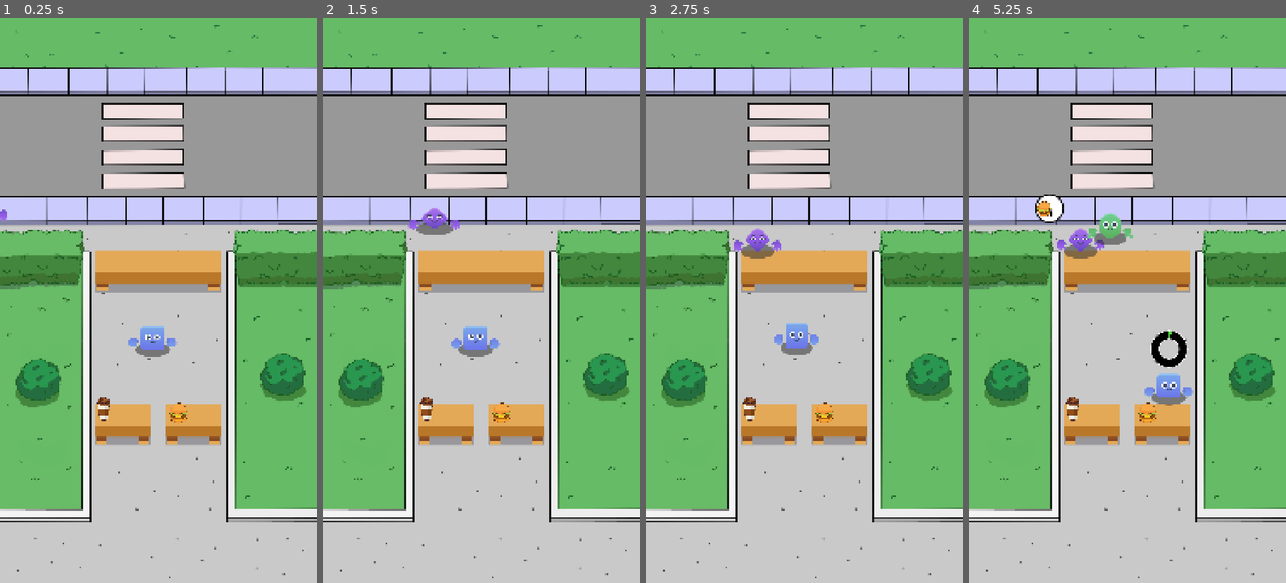
Above: before the commit, frames 1-4 (left to right).
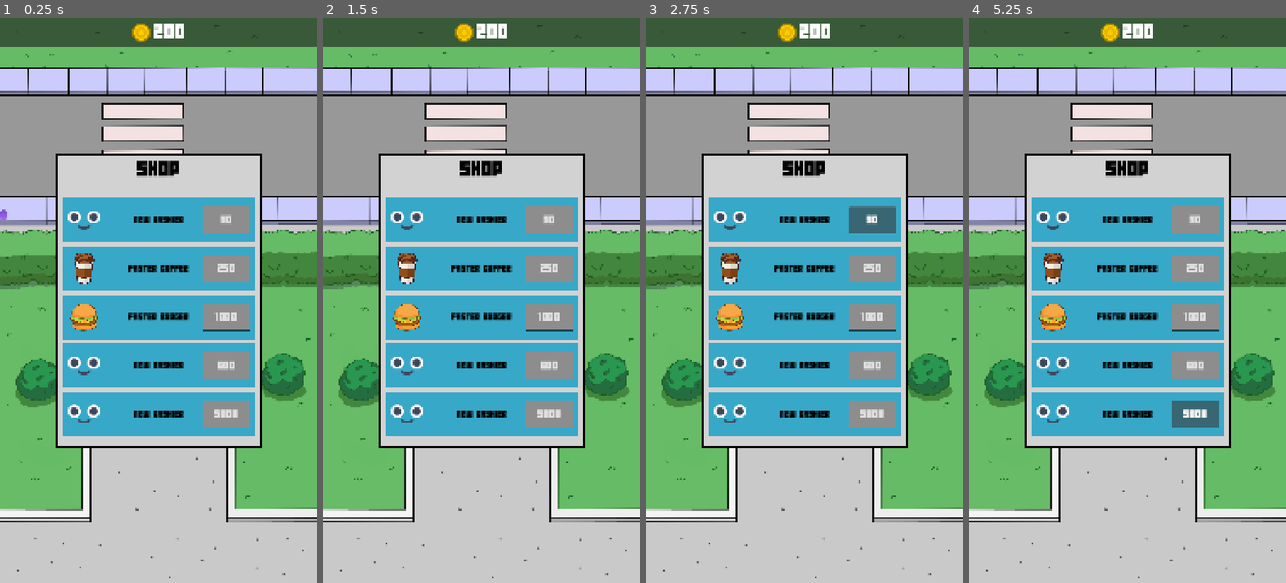
Above: after the commit, the same moments.

Repository: guinala/Godot_Games
Game: Godot game, scene res://Scenes/Game/game.tscn
The game is run twice, just before and just after one commit, with the same random seed, the same clock (stepped at 60 frames per second) and the same inputs.
Inputs (mouse positions are in pixels of both pictures, inside the frame that each line leads up to):
- Up to frame 1 (0.25 s): no input
- Up to frame 2 (1.5 s): click (452, 413) at 0.52 s; click (522, 413) at 1.27 s
- Up to frame 3 (2.75 s): click (871, 221) at 2 s, where only the run after the commit has a clickable "50"
- Up to frame 4 (5.25 s): click (1194, 266) at 2.75 s, where only the run after the commit has a clickable "250"; click (1194, 317) at 3.5 s, where only the run after the commit has a clickable "1000"; click (1194, 362) at 4.25 s, where only the run after the commit has a clickable "500"; click (1194, 413) at 5 s, where only the run after the commit has a clickable "5000"

The runs differ from the first frame. In frame 1, 37% of the frame differs, in the area x 0-100%, y 0-77%; in frame 2, 37%; in frame 3, 37%; in frame 4, 38%.

Commit message:
Progreso idle tycoon casi terminado
Signed-off-by: guinala <guinala@alumni.uv.es>

Diff:
--- a/idletycoon/Scenes/Game/game.tscn
+++ b/idletycoon/Scenes/Game/game.tscn
@@ -16,6 +16,42 @@
 [ext_resource type="PackedScene" uid="uid://rp0ygarvdjij" path="res://Scenes/Customer/customer.tscn" id="12_ypmwd"]
 [ext_resource type="Script" uid="uid://cv6j7ml4v5t86" path="res://Managers/counter_manager.gd" id="13_oejk7"]
 [ext_resource type="Script" uid="uid://che6kaw0rfre8" path="res://Managers/cashier_manager.gd" id="13_upfqs"]
+[ext_resource type="Script" uid="uid://b15x0tmfskvli" path="res://Scenes/Game/ui.gd" id="17_2vowc"]
+[ext_resource type="PackedScene" uid="uid://blyx4kinjtp4j" path="res://Scenes/upgrade_panel.tscn" id="18_yox4t"]
+[ext_resource type="Texture2D" uid="uid://cr1kgqyannl2a" path="res://Idle+Tycoon+Assets/Idle Assets/Sprites/UI/Arrow.png" id="19_lemb1"]
+[ext_resource type="Texture2D" uid="uid://dk27akamgg26o" path="res://Idle+Tycoon+Assets/Idle Assets/Sprites/UI/coin_gold.png" id="20_nxex1"]
+[ext_resource type="FontFile" uid="uid://due6jbyye53ld" path="res://Idle+Tycoon+Assets/Idle Assets/Fonts/font_score.ttf" id="21_pa3qg"]
+[ext_resource type="Texture2D" uid="uid://jf60677t635w" path="res://Idle+Tycoon+Assets/Idle Assets/Sprites/Characters/face_a.png" id="22_pa3qg"]
+
+[sub_resource type="LabelSettings" id="LabelSettings_2lc0x"]
+font = ExtResource("21_pa3qg")
+font_size = 64
+
+[sub_resource type="StyleBoxFlat" id="StyleBoxFlat_2lc0x"]
+bg_color = Color(0.821789, 0.821789, 0.821788, 1)
+border_width_left = 8
+border_width_top = 8
+border_width_right = 8
+border_width_bottom = 8
+border_color = Color(0.0110876, 0.0110876, 0.0110876, 1)
+
+[sub_resource type="LabelSettings" id="LabelSettings_4ti5a"]
+font = ExtResource("21_pa3qg")
+font_size = 64
+font_color = Color(0, 0, 0, 1)
+
+[sub_resource type="StyleBoxFlat" id="StyleBoxFlat_pmm7v"]
+bg_color = Color(0.215251, 0.659435, 0.785751, 1)
+
+[sub_resource type="LabelSettings" id="LabelSettings_3gqeb"]
+font = ExtResource("21_pa3qg")
+font_size = 28
+font_color = Color(0, 0, 0, 1)
+
+[sub_resource type="StyleBoxFlat" id="StyleBoxFlat_pa3qg"]
+bg_color = Color(0.552956, 0.552956, 0.552955, 1)
+shadow_size = 1
+shadow_offset = Vector2(1, 1)
 
 [node name="Game" type="Node2D"]
 
@@ -93,4 +129,414 @@
 [node name="Marker2D" type="Marker2D" parent="."]
 position = Vector2(425, 1250)
 
+[node name="UI" type="CanvasLayer" parent="."]
+script = ExtResource("17_2vowc")
+
+[node name="CoffeeUpgradePanel" parent="UI" instance=ExtResource("18_yox4t")]
+visible = false
+anchors_preset = 8
+anchor_left = 0.5
+anchor_top = 0.5
+anchor_right = 0.5
+anchor_bottom = 0.5
+offset_left = -275.0
+offset_top = -325.0
+offset_right = 275.0
+offset_bottom = 325.0
+
+[node name="BurgerUpgradePanel2" parent="UI" instance=ExtResource("18_yox4t")]
+visible = false
+anchors_preset = 8
+anchor_left = 0.5
+anchor_top = 0.5
+anchor_right = 0.5
+anchor_bottom = 0.5
+offset_left = -275.0
+offset_top = -325.0
+offset_right = 275.0
+offset_bottom = 325.0
+
+[node name="CoffeeButton" type="TextureButton" parent="UI"]
+offset_left = 410.0
+offset_top = 1318.0
+offset_right = 474.0
+offset_bottom = 1382.0
+texture_normal = ExtResource("19_lemb1")
+
+[node name="BurgerButton" type="TextureButton" parent="UI"]
+offset_left = 653.0
+offset_top = 1318.0
+offset_right = 717.0
+offset_bottom = 1382.0
+texture_normal = ExtResource("19_lemb1")
+
+[node name="TopBar" type="Panel" parent="UI"]
+custom_minimum_size = Vector2(0, 96)
+anchors_preset = 10
+anchor_right = 1.0
+grow_horizontal = 2
+
+[node name="HBoxContainer" type="HBoxContainer" parent="UI/TopBar"]
+layout_mode = 1
+anchors_preset = 8
+anchor_left = 0.5
+anchor_top = 0.5
+anchor_right = 0.5
+anchor_bottom = 0.5
+offset_left = -52.5
+offset_top = -32.5
+offset_right = 52.5
+offset_bottom = 32.5
+grow_horizontal = 2
+grow_vertical = 2
+theme_override_constants/separation = 10
+
+[node name="TextureRect" type="TextureRect" parent="UI/TopBar/HBoxContainer"]
+custom_minimum_size = Vector2(64, 64)
+layout_mode = 2
+texture = ExtResource("20_nxex1")
+expand_mode = 1
+stretch_mode = 5
+
+[node name="CurrentCoins" type="Label" parent="UI/TopBar/HBoxContainer"]
+unique_name_in_owner = true
+layout_mode = 2
+text = "0"
+label_settings = SubResource("LabelSettings_2lc0x")
+
+[node name="Shop" type="Panel" parent="UI"]
+custom_minimum_size = Vector2(700, 1000)
+anchors_preset = 8
+anchor_left = 0.5
+anchor_top = 0.5
+anchor_right = 0.5
+anchor_bottom = 0.5
+offset_left = -350.0
+offset_top = -500.0
+offset_right = 350.0
+offset_bottom = 500.0
+grow_horizontal = 2
+grow_vertical = 2
+theme_override_styles/panel = SubResource("StyleBoxFlat_2lc0x")
+
+[node name="Label" type="Label" parent="UI/Shop"]
+layout_mode = 1
+anchors_preset = 5
+anchor_left = 0.5
+anchor_right = 0.5
+offset_left = -73.0
+offset_top = 20.0
+offset_right = 73.0
+offset_bottom = 85.0
+grow_horizontal = 2
+text = "SHOP"
+label_settings = SubResource("LabelSettings_4ti5a")
+
+[node name="VBoxContainer" type="VBoxContainer" parent="UI/Shop"]
+custom_minimum_size = Vector2(650, 850)
+layout_mode = 1
+anchors_preset = 7
+anchor_left = 0.5
+anchor_top = 1.0
+anchor_right = 0.5
+anchor_bottom = 1.0
+offset_left = -325.0
+offset_top = -850.0
+offset_right = 325.0
+grow_horizontal = 2
+grow_vertical = 0
+theme_override_constants/separation = 15
+
+[node name="NewCashier" type="Panel" parent="UI/Shop/VBoxContainer"]
+unique_name_in_owner = true
+custom_minimum_size = Vector2(450, 150)
+layout_mode = 2
+theme_override_styles/panel = SubResource("StyleBoxFlat_pmm7v")
+
+[node name="TextureRect" type="TextureRect" parent="UI/Shop/VBoxContainer/NewCashier"]
+custom_minimum_size = Vector2(110, 110)
+layout_mode = 1
+anchors_preset = 4
+anchor_top = 0.5
+anchor_bottom = 0.5
+offset_left = 15.0
+offset_top = -55.0
+offset_right = 125.0
+offset_bottom = 55.0
+grow_vertical = 2
+texture = ExtResource("22_pa3qg")
+expand_mode = 1
+stretch_mode = 5
+
+[node name="Label" type="Label" parent="UI/Shop/VBoxContainer/NewCashier"]
+layout_mode = 1
+anchors_preset = 8
+anchor_left = 0.5
+anchor_top = 0.5
+anchor_right = 0.5
+anchor_bottom = 0.5
+offset_left = -49.5
+offset_top = -11.5
+offset_right = 49.5
+offset_bottom = 11.5
+grow_horizontal = 2
+grow_vertical = 2
+text = "NEW CASHIER"
+label_settings = SubResource("LabelSettings_3gqeb")
+
+[node name="NewCashierButton" type="Button" parent="UI/Shop/VBoxContainer/NewCashier"]
+unique_name_in_owner = true
+custom_minimum_size = Vector2(160, 90)
+layout_mode = 1
+anchors_preset = 6
+anchor_left = 1.0
+anchor_top = 0.5
+anchor_right = 1.0
+anchor_bottom = 0.5
+offset_left = -175.0
+offset_top = -45.0
+offset_right = -15.0
+offset_bottom = 45.0
+grow_horizontal = 0
+grow_vertical = 2
+theme_override_fonts/font = ExtResource("21_pa3qg")
+theme_override_font_sizes/font_size = 35
+theme_override_styles/normal = SubResource("StyleBoxFlat_pa3qg")
+text = "50"
+
+[node name="FasterCoffee" type="Panel" parent="UI/Shop/VBoxContainer"]
+unique_name_in_owner = true
+custom_minimum_size = Vector2(450, 150)
+layout_mode = 2
+theme_override_styles/panel = SubResource("StyleBoxFlat_pmm7v")
+
+[node name="TextureRect" type="TextureRect" parent="UI/Shop/VBoxContainer/FasterCoffee"]
+custom_minimum_size = Vector2(110, 110)
+layout_mode = 1
+anchors_preset = 4
+anchor_top = 0.5
+anchor_bottom = 0.5
+offset_left = 15.0
+offset_top = -55.0
+offset_right = 125.0
+offset_bottom = 55.0
+grow_vertical = 2
+texture = ExtResource("4_56qi8")
+expand_mode = 1
+stretch_mode = 5
+
+[node name="Label" type="Label" parent="UI/Shop/VBoxContainer/FasterCoffee"]
+layout_mode = 1
+anchors_preset = 8
+anchor_left = 0.5
+anchor_top = 0.5
+anchor_right = 0.5
+anchor_bottom = 0.5
+offset_left = -49.5
+offset_top = -11.5
+offset_right = 49.5
+offset_bottom = 11.5
+grow_horizontal = 2
+grow_vertical = 2
+text = "FASTER COFFEE"
+label_settings = SubResource("LabelSettings_3gqeb")
+
+[node name="FasterCoffeeButton" type="Button" parent="UI/Shop/VBoxContainer/FasterCoffee"]
+unique_name_in_owner = true
+custom_minimum_size = Vector2(160, 90)
+layout_mode = 1
+anchors_preset = 6
+anchor_left = 1.0
+anchor_top = 0.5
+anchor_right = 1.0
+anchor_bottom = 0.5
+offset_left = -175.0
+offset_top = -45.0
+offset_right = -15.0
+offset_bottom = 45.0
+grow_horizontal = 0
+grow_vertical = 2
+theme_override_fonts/font = ExtResource("21_pa3qg")
+theme_override_font_sizes/font_size = 35
+theme_override_styles/normal = SubResource("StyleBoxFlat_pa3qg")
+text = "50"
+
+[node name="FasterBurger" type="Panel" parent="UI/Shop/VBoxContainer"]
+unique_name_in_owner = true
+custom_minimum_size = Vector2(450, 150)
+layout_mode = 2
+theme_override_styles/panel = SubResource("StyleBoxFlat_pmm7v")
+
+[node name="TextureRect" type="TextureRect" parent="UI/Shop/VBoxContainer/FasterBurger"]
+custom_minimum_size = Vector2(110, 110)
+layout_mode = 1
+anchors_preset = 4
+anchor_top = 0.5
+anchor_bottom = 0.5
+offset_left = 15.0
+offset_top = -55.0
+offset_right = 125.0
+offset_bottom = 55.0
+grow_vertical = 2
+texture = ExtResource("5_2vowc")
+expand_mode = 1
+stretch_mode = 5
+
+[node name="Label" type="Label" parent="UI/Shop/VBoxContainer/FasterBurger"]
+layout_mode = 1
+anchors_preset = 8
+anchor_left = 0.5
+anchor_top = 0.5
+anchor_right = 0.5
+anchor_bottom = 0.5
+offset_left = -49.5
+offset_top = -11.5
+offset_right = 49.5
+offset_bottom = 11.5
+grow_horizontal = 2
+grow_vertical = 2
+text = "FASTER BURGER"
+label_settings = SubResource("LabelSettings_3gqeb")
+
+[node name="FasterBurgerButton" type="Button" parent="UI/Shop/VBoxContainer/FasterBurger"]
+unique_name_in_owner = true
+custom_minimum_size = Vector2(160, 90)
+layout_mode = 1
+anchors_preset = 6
+anchor_left = 1.0
+anchor_top = 0.5
+anchor_right = 1.0
+anchor_bottom = 0.5
+offset_left = -175.0
+offset_top = -45.0
+offset_right = -15.0
+offset_bottom = 45.0
+grow_horizontal = 0
+grow_vertical = 2
+theme_override_fonts/font = ExtResource("21_pa3qg")
+theme_override_font_sizes/font_size = 35
+theme_override_styles/normal = SubResource("StyleBoxFlat_pa3qg")
+text = "50"
+
+[node name="NewCashier2" type="Panel" parent="UI/Shop/VBoxContainer"]
+unique_name_in_owner = true
+custom_minimum_size = Vector2(450, 150)
+layout_mode = 2
+theme_override_styles/panel = SubResource("StyleBoxFlat_pmm7v")
+
+[node name="TextureRect" type="TextureRect" parent="UI/Shop/VBoxContainer/NewCashier2"]
+custom_minimum_size = Vector2(110, 110)
+layout_mode = 1
+anchors_preset = 4
+anchor_top = 0.5
+anchor_bottom = 0.5
+offset_left = 15.0
+offset_top = -55.0
+offset_right = 125.0
+offset_bottom = 55.0
+grow_vertical = 2
+texture = ExtResource("22_pa3qg")
+expand_mode = 1
+stretch_mode = 5
+
+[node name="Label" type="Label" parent="UI/Shop/VBoxContainer/NewCashier2"]
+layout_mode = 1
+anchors_preset = 8
+anchor_left = 0.5
+anchor_top = 0.5
+anchor_right = 0.5
+anchor_bottom = 0.5
+offset_left = -49.5
+offset_top = -11.5
+offset_right = 49.5
+offset_bottom = 11.5
+grow_horizontal = 2
+grow_vertical = 2
+text = "NEW CASHIER"
+label_settings = SubResource("LabelSettings_3gqeb")
+
+[node name="NewCashierButton2" type="Button" parent="UI/Shop/VBoxContainer/NewCashier2"]
+unique_name_in_owner = true
+custom_minimum_size = Vector2(160, 90)
+layout_mode = 1
+anchors_preset = 6
+anchor_left = 1.0
+anchor_top = 0.5
+anchor_right = 1.0
+anchor_bottom = 0.5
+offset_left = -175.0
+offset_top = -45.0
+offset_right = -15.0
+offset_bottom = 45.0
+grow_horizontal = 0
+grow_vertical = 2
+theme_override_fonts/font = ExtResource("21_pa3qg")
+theme_override_font_sizes/font_size = 35
+theme_override_styles/normal = SubResource("StyleBoxFlat_pa3qg")
+text = "50"
+
+[node name="NewCashier3" type="Panel" parent="UI/Shop/VBoxContainer"]
+unique_name_in_owner = true
+custom_minimum_size = Vector2(450, 150)
+layout_mode = 2
+theme_override_styles/panel = SubResource("StyleBoxFlat_pmm7v")
+
+[node name="TextureRect" type="TextureRect" parent="UI/Shop/VBoxContainer/NewCashier3"]
+custom_minimum_size = Vector2(110, 110)
+layout_mode = 1
+anchors_preset = 4
+anchor_top = 0.5
+anchor_bottom = 0.5
+offset_left = 15.0
+offset_top = -55.0
+offset_right = 125.0
+offset_bottom = 55.0
+grow_vertical = 2
+texture = ExtResource("22_pa3qg")
+expand_mode = 1
+stretch_mode = 5
+
+[node name="Label" type="Label" parent="UI/Shop/VBoxContainer/NewCashier3"]
+layout_mode = 1
+anchors_preset = 8
+anchor_left = 0.5
+anchor_top = 0.5
+anchor_right = 0.5
+anchor_bottom = 0.5
+offset_left = -49.5
+offset_top = -11.5
+offset_right = 49.5
+offset_bottom = 11.5
+grow_horizontal = 2
+grow_vertical = 2
+text = "NEW CASHIER"
+label_settings = SubResource("LabelSettings_3gqeb")
+
+[node name="NewCashierButto3" type="Button" parent="UI/Shop/VBoxContainer/NewCashier3"]
+unique_name_in_owner = true
+custom_minimum_size = Vector2(160, 90)
+layout_mode = 1
+anchors_preset = 6
+anchor_left = 1.0
+anchor_top = 0.5
+anchor_right = 1.0
+anchor_bottom = 0.5
+offset_left = -175.0
+offset_top = -45.0
+offset_right = -15.0
+offset_bottom = 45.0
+grow_horizontal = 0
+grow_vertical = 2
+theme_override_fonts/font = ExtResource("21_pa3qg")
+theme_override_font_sizes/font_size = 35
+theme_override_styles/normal = SubResource("StyleBoxFlat_pa3qg")
+text = "50"
+
 [connection signal="timeout" from="CustomerManager/Timer" to="CustomerManager" method="_on_timer_timeout"]
+[connection signal="pressed" from="UI/CoffeeButton" to="UI" method="_on_coffee_button_pressed"]
+[connection signal="pressed" from="UI/BurgerButton" to="UI" method="_on_burger_button_pressed"]
+[connection signal="pressed" from="UI/Shop/VBoxContainer/NewCashier/NewCashierButton" to="UI" method="_on_new_cashier_button_pressed"]
+[connection signal="pressed" from="UI/Shop/VBoxContainer/FasterCoffee/FasterCoffeeButton" to="UI" method="_on_faster_coffee_button_pressed"]
+[connection signal="pressed" from="UI/Shop/VBoxContainer/FasterBurger/FasterBurgerButton" to="UI" method="_on_faster_burger_button_pressed"]
+[connection signal="pressed" from="UI/Shop/VBoxContainer/NewCashier2/NewCashierButton2" to="UI" method="_on_new_cashier_button_2_pressed"]
+[connection signal="pressed" from="UI/Shop/VBoxContainer/NewCashier3/NewCashierButto3" to="UI" method="_on_new_cashier_butto_3_pressed"]
--- /dev/null
+++ b/idletycoon/Scenes/Game/ui.gd
@@ -0,0 +1,67 @@
+extends CanvasLayer
+class_name UI
+
+@export var cashier_1_cost := 50
+@export var cashier_2_cost := 500
+@export var cashier_3_cost := 5000
+@export var faster_coffee_cost := 250
+@export var faster_burger_cost := 1000
+
+@onready var coffee_upgrade_panel: UpgradePanel = $CoffeeUpgradePanel
+@onready var burger_upgrade_panel_2: UpgradePanel = $BurgerUpgradePanel2
+@onready var current_coins: Label = %CurrentCoins
+@onready var new_cashier: Panel = %NewCashier
+@onready var new_cashier_button: Button = %NewCashierButton
+@onready var faster_coffee: Panel = %FasterCoffee
+@onready var faster_coffee_button: Button = %FasterCoffeeButton
+@onready var faster_burger: Panel = %FasterBurger
+@onready var faster_burger_button: Button = %FasterBurgerButton
+@onready var new_cashier_2: Panel = %NewCashier2
+@onready var new_cashier_button_2: Button = %NewCashierButton2
+@onready var new_cashier_3: Panel = %NewCashier3
+@onready var new_cashier_butto_3: Button = %NewCashierButto3
+
+
+func _ready() -> void:
+	coffee_upgrade_panel.init_upgrade_panel(GameManager.coffee)
+	burger_upgrade_panel_2.init_upgrade_panel(GameManager.burger)
+
+	new_cashier_button.text = str(cashier_1_cost)
+	new_cashier_button_2.text = str(cashier_2_cost)
+	new_cashier_butto_3.text = str(cashier_3_cost)
+	faster_burger_button.text = str(faster_burger_cost)
+	faster_coffee_button.text = str(faster_coffee_cost)
+
+func _process(delta: float) -> void:
+	current_coins.text = str(GameManager.current_coins)
+
+func _on_coffee_button_pressed() -> void:
+	SoundManager.play_ui()
+	burger_upgrade_panel_2.hide()
+	coffee_upgrade_panel.visible = true if not coffee_upgrade_panel.visible else false
+
+
+func _on_burger_button_pressed() -> void:
+	SoundManager.play_ui()
+	coffee_upgrade_panel.hide()
+	burger_upgrade_panel_2.visible = true if not burger_upgrade_panel_2.visible else false
+
+
+func _on_new_cashier_butto_3_pressed() -> void:
+	pass # Replace with function body.
+
+
+func _on_new_cashier_button_2_pressed() -> void:
+	pass # Replace with function body.
+
+
+func _on_faster_burger_button_pressed() -> void:
+	pass # Replace with function body.
+
+
+func _on_faster_coffee_button_pressed() -> void:
+	pass # Replace with function body.
+
+
+func _on_new_cashier_button_pressed() -> void:
+	pass # Replace with function body.
--- a/idletycoon/Scenes/upgrade_panel.gd
+++ b/idletycoon/Scenes/upgrade_panel.gd
@@ -1,2 +1,51 @@
 extends Control
 class_name UpgradePanel
+
+@onready var label: Label = %Label
+@onready var label_2: Label = %Label2
+@onready var h_box_container: HBoxContainer = %HBoxContainer
+@onready var progress_bar: ProgressBar = %ProgressBar
+@onready var profit_text: Label = %ProfitText
+@onready var preparacion_text: Label = %PreparacionText
+@onready var button: Button = %Button
+
+
+var item_ref : Item
+var max_value : int
+var current_value : int
+var current_stars : int = -1
+
+
+func _process(delta: float) -> void:
+	progress_bar.value = current_value / 25.0
+
+func init_upgrade_panel(item: Item) -> void:
+	item_ref = item
+	item_ref.on_star_reached.connect(_on_star_reached)
+	max_value = item.max_level
+	progress_bar.value = 0
+	update_stats()
+
+func update_stats() -> void:
+	label_2.text = item_ref.id
+	label.text = "Lv. %s" % str(item_ref.current_level)
+	profit_text.text = str(item_ref.profit)
+	preparacion_text.text = str(item_ref.cook_time)
+	button.text = str(item_ref.upgrade_cost)
+
+func _on_star_reached() -> void:
+	current_value = 0
+	current_stars += 1
+	var star: TextureRect = h_box_container.get_child(current_stars)
+	star.modulate = Color(1,1,1)
+
+
+func _on_button_pressed() -> void:
+	SoundManager.play_ui()
+	if GameManager.current_coins < item_ref.upgrade_cost:
+		return
+
+	GameManager.current_coins -= item_ref.upgrade_cost
+	current_value += 1
+	item_ref.update_item()
+	update_stats()
--- a/idletycoon/Scenes/upgrade_panel.tscn
+++ b/idletycoon/Scenes/upgrade_panel.tscn
@@ -203,6 +203,7 @@
 label_settings = ExtResource("1_4kt86")
 
 [node name="Button" type="Button" parent="Panel"]
+unique_name_in_owner = true
 custom_minimum_size = Vector2(200, 75)
 layout_mode = 1
 anchors_preset = 7
@@ -219,3 +220,5 @@
 theme_override_font_sizes/font_size = 40
 theme_override_styles/normal = SubResource("StyleBoxFlat_egla8")
 text = "50"
+
+[connection signal="pressed" from="Panel/Button" to="." method="_on_button_pressed"]
--- a/idletycoon/autoloads/game_manager.gd
+++ b/idletycoon/autoloads/game_manager.gd
@@ -9,7 +9,7 @@
 
 var coffee_counter_pos := Vector2(425,1250)
 var burger_counter_pos := Vector2(680,1250)
-var current_coins : int
+var current_coins : int = 200
 
 func get_random_item() -> Item:
 	var items: Array = [coffee,burger]
--- a/idletycoon/data/item.gd
+++ b/idletycoon/data/item.gd
@@ -1,5 +1,7 @@
 extends Resource
 class_name Item
+
+signal on_star_reached
 
 enum ItemType {Coffee, Burger}
 
@@ -17,8 +19,21 @@
 
 @export_group("Profit")
 @export var profit := 4.0
-@export var profit_mult := 4.0
+@export var profit_mult := 1.2
 
 var max_level := 75
 
 var current_level := 0
+
+func update_item() -> void:
+	if current_level >= max_level:
+		return
+
+	current_level += 1
+	upgrade_cost = ceil(upgrade_cost*upgrade_mult)
+	profit = ceil(profit*profit_mult)
+	if current_level % 25 == 0:
+		cook_time = ceil(cook_time*cook_time_reduce_perc)
+		upgrade_cost *= 3
+		profit *= 3
+		on_star_reached.emit()
Not shown: 1 places in idletycoon/Scenes/Game/game.tscn that only renumber resources
Not shown, added: idletycoon/Scenes/Game/ui.gd.uid
